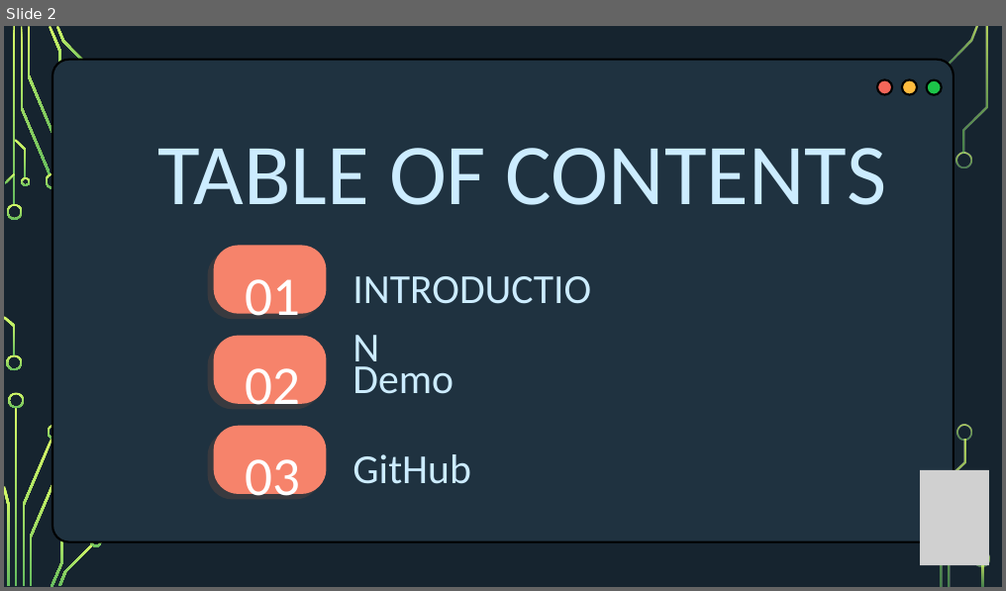
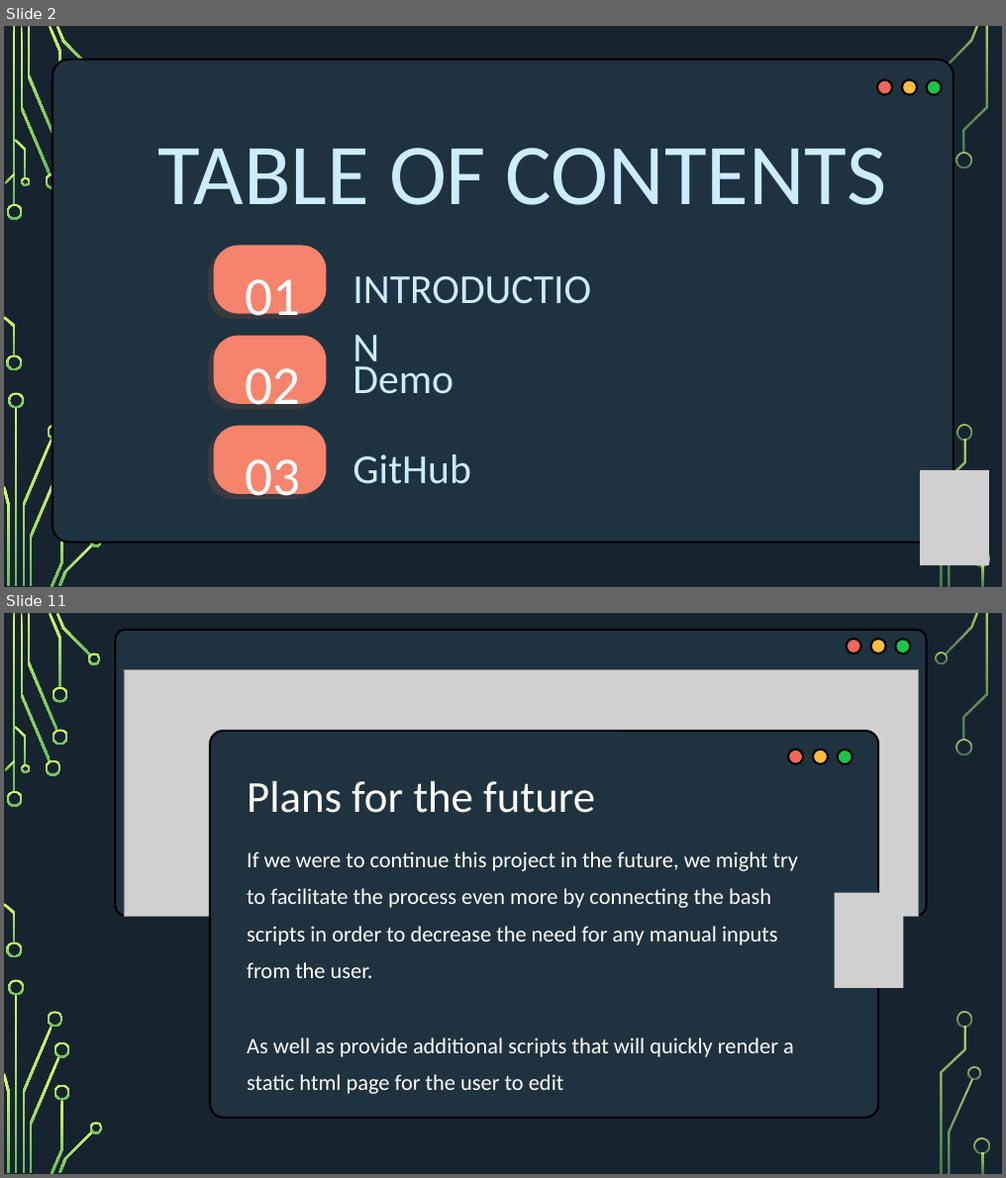
Before and after one commit to kayyza/UNIX-FinalProject, a slide deck: Documentation/UnixPresentation.pptx. Shown one above the other, each under a label of ours: slide 2 before the commit, slides 2 and 11 after it; the slides between them are not shown. The pictures are 1006x591 and 1006x1178 pixels, drawn with LibreOffice and Linux fonts; fonts in the diff are those of the drawing; grey boxes stand for pictures; background and template pictures are left out. Boxes give left, top, right and bottom in pixels: in the first picture for what was removed or moved away, otherwise in the second. Text is boxed around its words. In the diff, an @@ line names an element or a change of style, - is before the commit and + after.

```diff
--- a/Documentation/UnixPresentation.pptx
+++ b/Documentation/UnixPresentation.pptx
@@ slide 11 added at (4, 613, 1002, 1174), background picture (left out); not listed: 32 template elements that a slide beside it also shows @@
@@ rounded rectangle added at (115, 630, 927, 916), fill #1F3240, outline #000000 3 pt @@
@@ ellipse added at (846, 639, 861, 654), fill #F46659, outline #000000 3 pt @@
@@ ellipse added at (870, 639, 886, 654), fill #FFBC3E, outline #000000 3 pt @@
@@ ellipse added at (895, 639, 910, 654), fill #1CC549, outline #000000 3 pt @@
@@ picture added at (124, 669, 918, 915) @@
@@ group added at (54, 652, 947, 1100): 4 freeform shapes @@
@@ rounded rectangle added at (210, 731, 878, 1118), fill #1F3240, outline #000000 3 pt @@
@@ ellipse added at (788, 750, 803, 764), fill #F46659, outline #000000 3 pt @@
@@ ellipse added at (813, 750, 828, 764), fill #FFBC3E, outline #000000 3 pt @@
@@ ellipse added at (838, 750, 852, 764), fill #1CC549, outline #000000 3 pt @@
@@ text added at (247, 781, 595, 813), 64 pt, text #FFFEF8 @@
+Plans for the future
@@ text added at (247, 852, 799, 1094), 32 pt, text #FFFEF8 @@
+If we were to continue this project in the future, we might try to facilitate the process even more by connecting the bash scripts in order to decrease the need for any manual inputs from the user.
+As well as provide additional scripts that will quickly render a static html page for the user to edit
@@ picture added at (835, 893, 903, 988) @@
```
Also in this commit, not shown: 2 slides changed, 8 other slides added, 2 slides removed.
